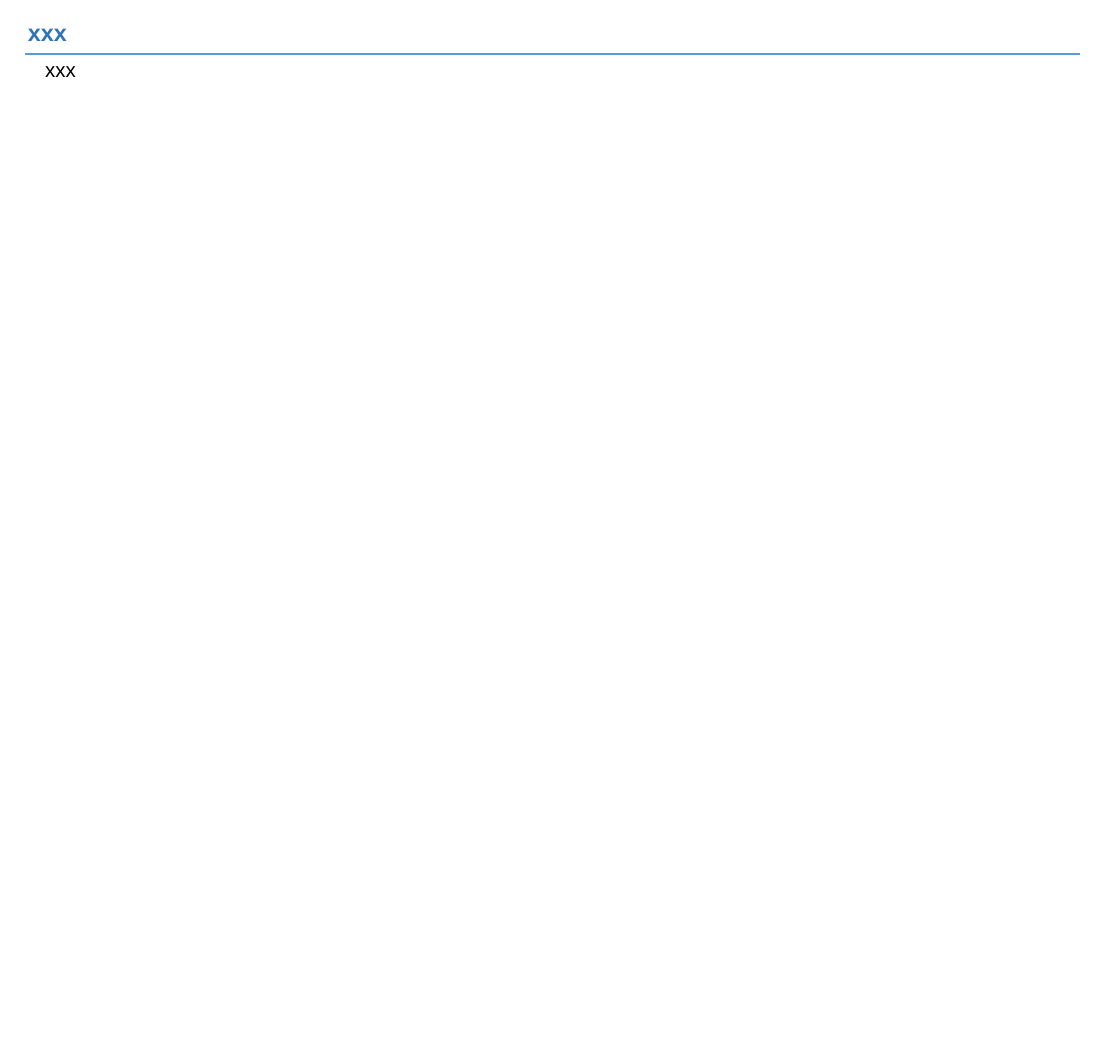
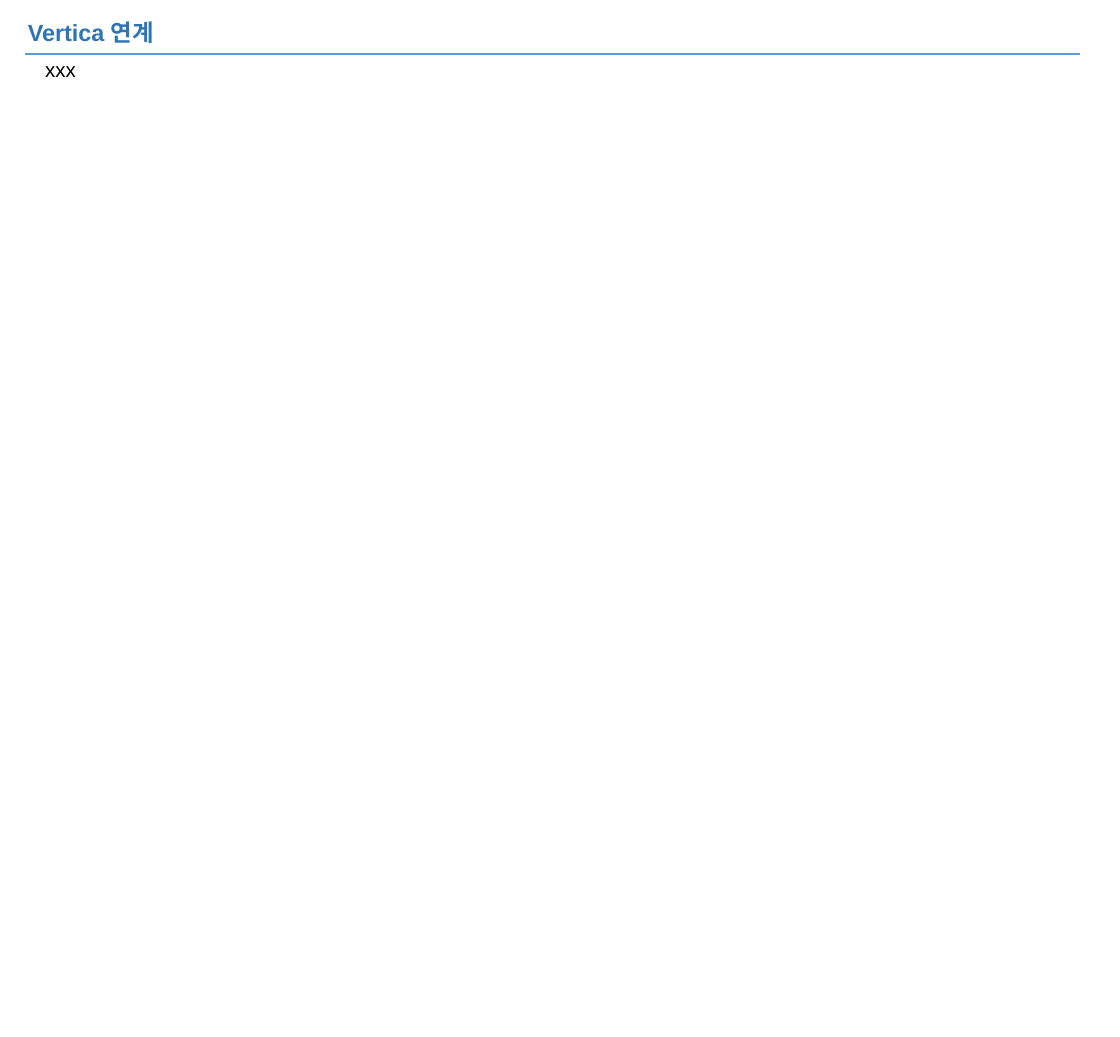
Before and after one commit to JIN0326/vertica_blog, a slide deck: slide 5 of 99ref/blog.pptx (slide 6 before the commit). Drawn at 1120x1037 pixels with LibreOffice and Linux fonts; fonts in the diff are those of the drawing. Boxes give left, top, right and bottom in pixels: in the first picture for what was removed or moved away, otherwise in the second. Text is boxed around its words. In the diff, an @@ line names an element or a change of style, - is before the commit and + after.

```diff
--- a/99ref/blog.pptx
+++ b/99ref/blog.pptx
@@ text at (28, 21, 154, 43): text changed @@
-xxx
+Vertica 연계
```
Also in this commit, not shown: 1 other slide changed, 1 slide removed, 4 other files.
